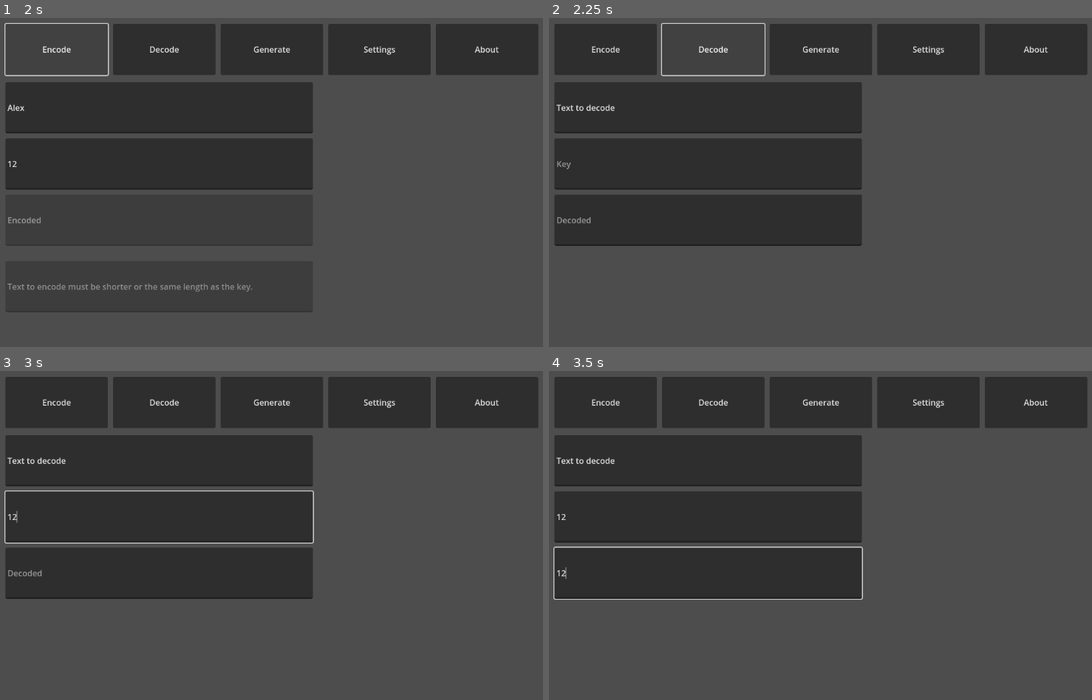
Above: before the commit, frames 1-4 (two rows, left to right).
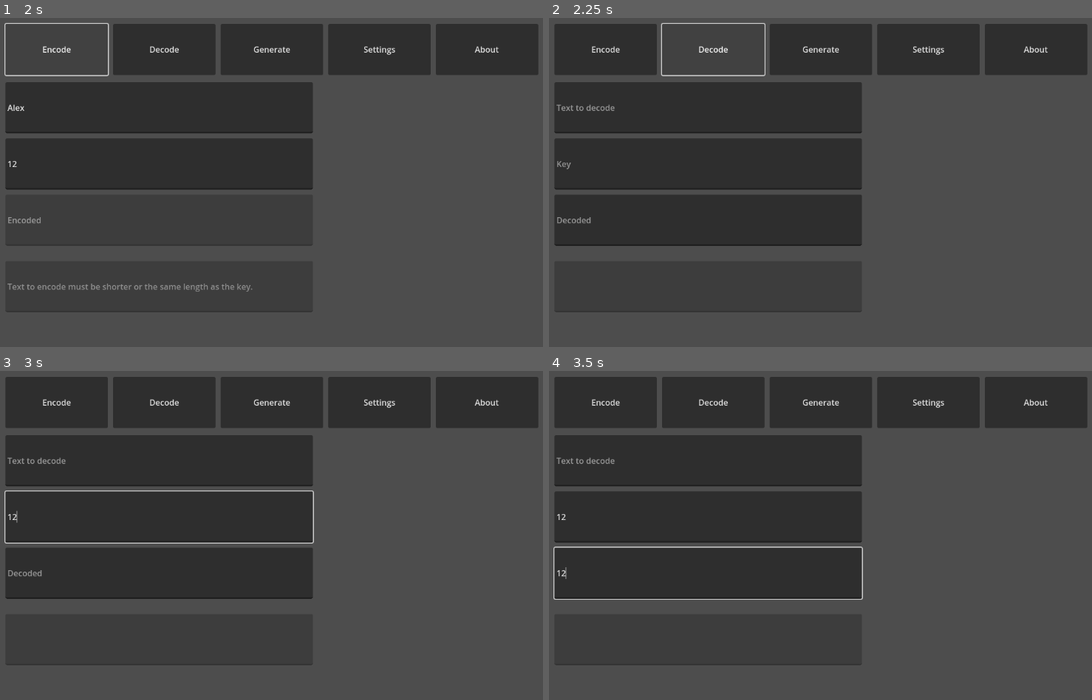
Above: after the commit, the same moments.

Repository: mkinney/kinneyotpgodot
Game: Godot game, scene res://encode.tscn
The game is run twice, just before and just after one commit, with the same random seed, the same clock (stepped at 60 frames per second) and the same inputs.
Inputs (mouse positions are in pixels of both pictures, inside the frame that each line leads up to):
- Up to frame 1 (2 s): click (157, 106) at 0.52 s; type "Alex" at 0.6 s; click (157, 162) at 0.75 s; type "12" at 0.83 s; click "Encode" at 1.25 s
- Up to frame 2 (2.25 s): click "Decode" at 2 s
- Up to frame 3 (3 s): click (157, 515) at 2.77 s; type "12" at 2.85 s
- Up to frame 4 (3.5 s): click (706, 571) at 3 s; type "12" at 3.08 s

Frame 1 is identical in both runs. In frame 2, 0.2% of the frame differs, in the area x 1-58%, y 26-90%; in frame 3, 0.2%; in frame 4, 0.2%.

Commit message:
add TODOs, clean up debugger warnings

Diff:
--- a/Encode.gd
+++ b/Encode.gd
@@ -11,31 +11,26 @@
 
 
 # Called every frame. 'delta' is the elapsed time since the previous frame.
-func _process(delta):
+func _process(_delta):
 	pass
 
 func enc(pText, pKey):
-	var key = pKey.to_upper()
-	var text = pText.to_upper()
-	var otp = OTP.new(key)
-	print("text:", text, " key:", key)
-	return otp.encode(text)
+	var key1 = pKey.to_upper()
+	var text1 = pText.to_upper()
+	var otp = OTP.new(key1)
+	return otp.encode(text1)
 
 func do_enc():
 	var results = enc(text.text, key.text)
 	if results:
-		print("results 0:", results[0], " 1:", results[1])
 		encoded.text = results[1]
 		eMessage.text = results[0]
 	else:
 		print("results size is wonky ", results)
 
-func _on_text_text_changed(new_text):
-	print("in on text text changed...")
+func _on_text_text_changed(_new_text):
 	do_enc()
 	#encoded.text = new_text.to_upper()
 
-
-func _on_key_text_changed(new_text):
-	print("in on key text changed...")
+func _on_key_text_changed(_new_text):
 	do_enc()
--- a/OTP.gd
+++ b/OTP.gd
@@ -12,16 +12,13 @@
 			break
 	return retval
 
-func posInString(char, str):
-	for i in range(0, str.length()):
-		if char == str[i]:
+func posInString(c, s):
+	for i in range(0, s.length()):
+		if c == s[i]:
 			return i
 
 func encode(in_str):
 	var encoded = ""
-
-	print("in_str:", in_str)
-	print("mKey:", mKey)
 
 	if in_str.length() > mKey.length():
 		return ["Text to encode must be shorter or the same length as the key.", ""]
@@ -29,20 +26,10 @@
 		return ["The string to encode has letters that is not in the alphabet.", ""]
 	if not all_valid_letters(mKey):
 		return ["The key has letters that is not in the alphabet.", ""]
-	var a = in_str
-	var b = mKey
 	for i in range(0, in_str.length()):
-		print("i:", i)
-		print("a[i]:", a[i], " b[i]:", b[i], " alp:", mAlphabet.length())
-		#var x = a[i] + b[i]
 		var x = posInString(in_str[i], mAlphabet)
-		var x2 = posInString(mKey[i], mAlphabet)
-		print("x:", x)
-		print("x2:", x2)
-		var y = mAlphabet.length()
-		print("y:", y)
-		var z = (x + x2) % y
-		print("z:", z)
+		var y = posInString(mKey[i], mAlphabet)
+		var z = (x + y) % mAlphabet.length()
 		encoded += mAlphabet[z]
 	return ["", encoded]
 
--- a/encode.tscn
+++ b/encode.tscn
@@ -86,7 +86,7 @@
 offset_top = 130.0
 offset_right = 700.0
 offset_bottom = 230.0
-text = "Text to decode"
+placeholder_text = "Text to decode"
 
 [node name="dKey" type="LineEdit" parent="DecodeStuffs"]
 offset_left = 100.0
@@ -101,6 +101,13 @@
 offset_right = 700.0
 offset_bottom = 450.0
 placeholder_text = "Decoded"
+
+[node name="dMessage" type="LineEdit" parent="DecodeStuffs"]
+offset_left = 100.0
+offset_top = 480.0
+offset_right = 700.0
+offset_bottom = 580.0
+editable = false
 
 [node name="GenerateStuffs" type="Node2D" parent="."]
 
--- a/main.gd
+++ b/main.gd
@@ -5,8 +5,6 @@
 @onready var generateStuffs = get_node("GenerateStuffs")
 @onready var settingsStuffs = get_node("SettingsStuffs")
 @onready var aboutStuffs = get_node("AboutStuffs")
-
-
 
 # Called when the node enters the scene tree for the first time.
 func _ready():
@@ -17,7 +15,7 @@
 	aboutStuffs.visible = false
 
 # Called every frame. 'delta' is the elapsed time since the previous frame.
-func _process(delta):
+func _process(_delta):
 	pass
 
 func _on_encode_tab_pressed():
Not shown, added: readme.txt
